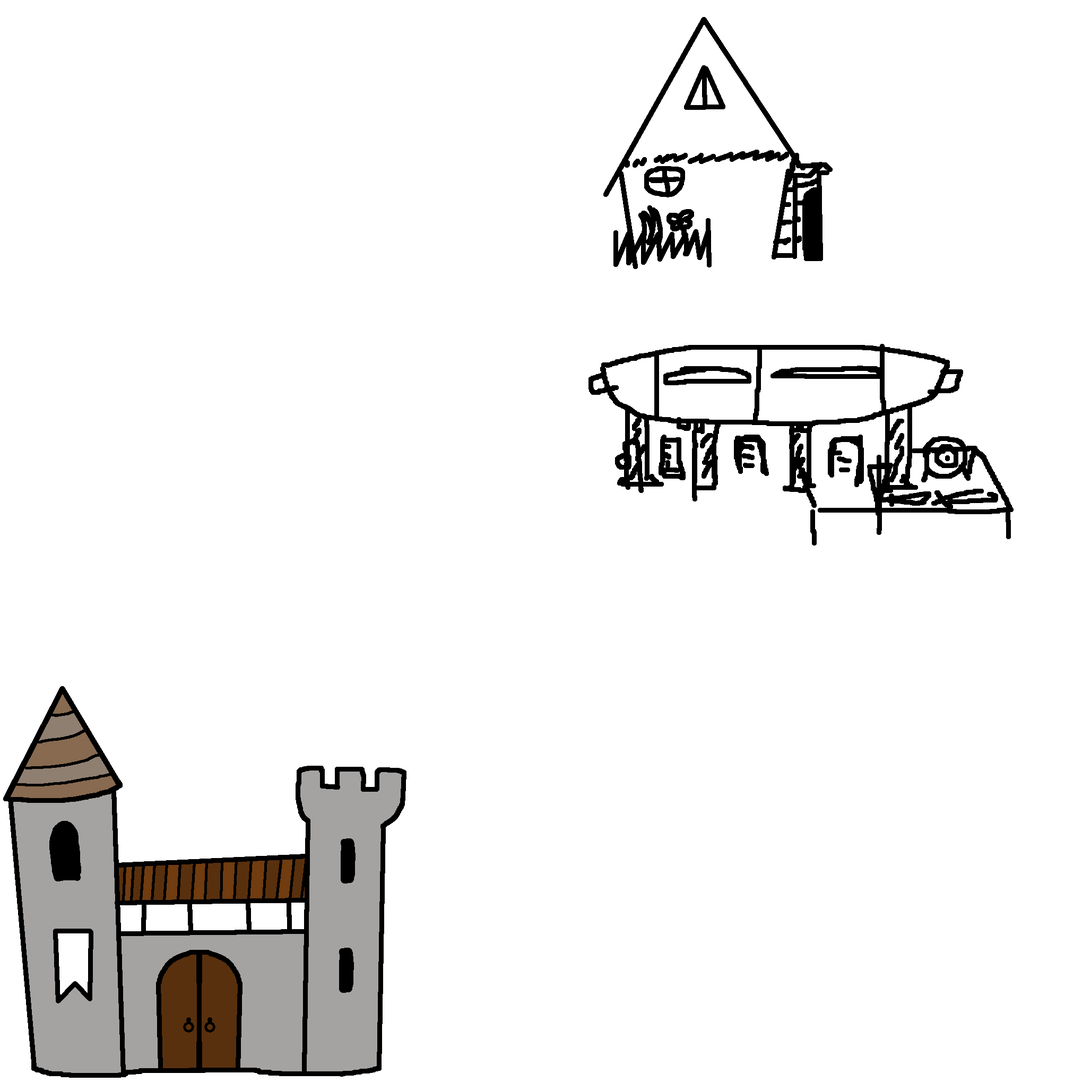
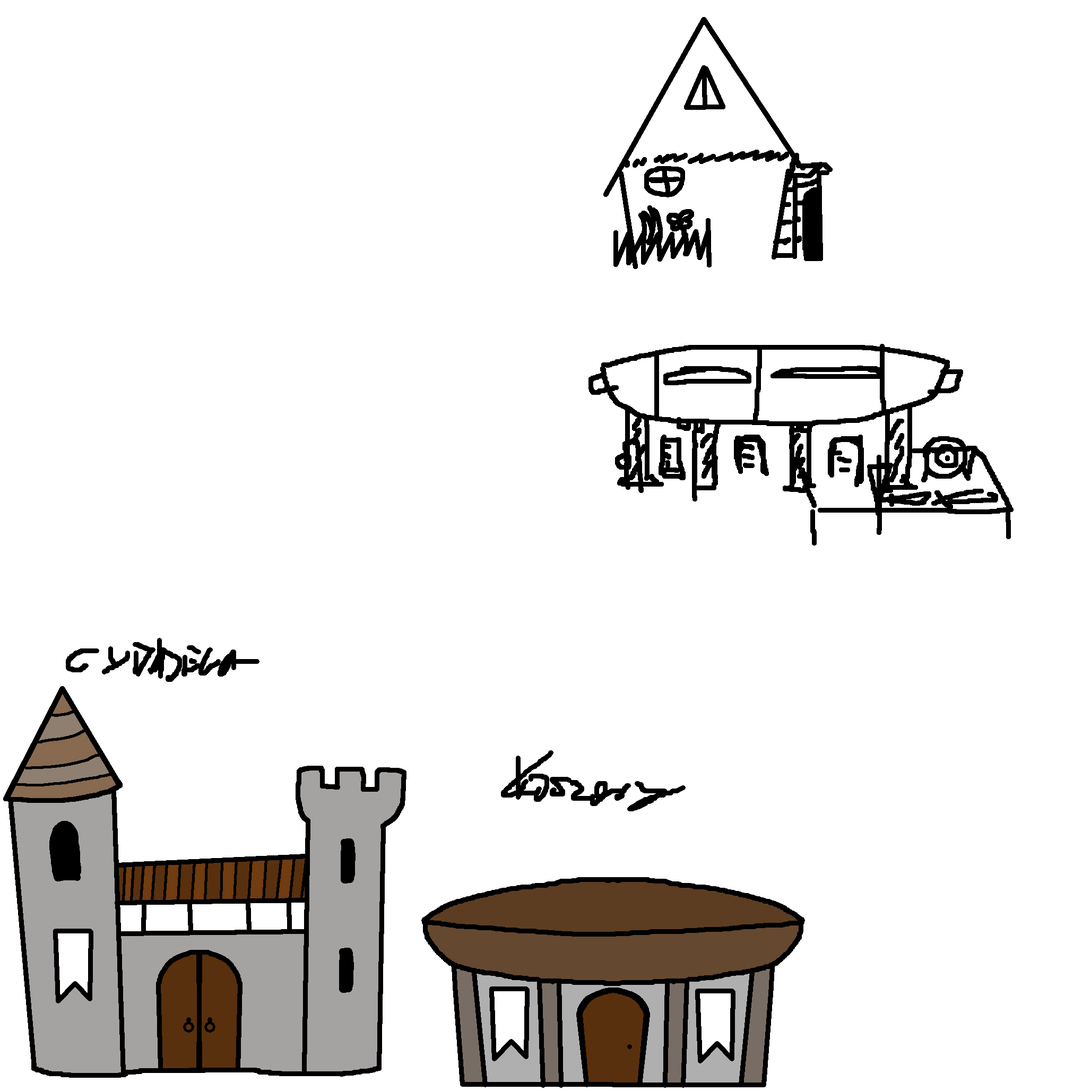
Layered file, before and after one edit (1091x1091). Changes by layer:
painted on "Warstwa #3" over [65, 638, 806, 1089]
